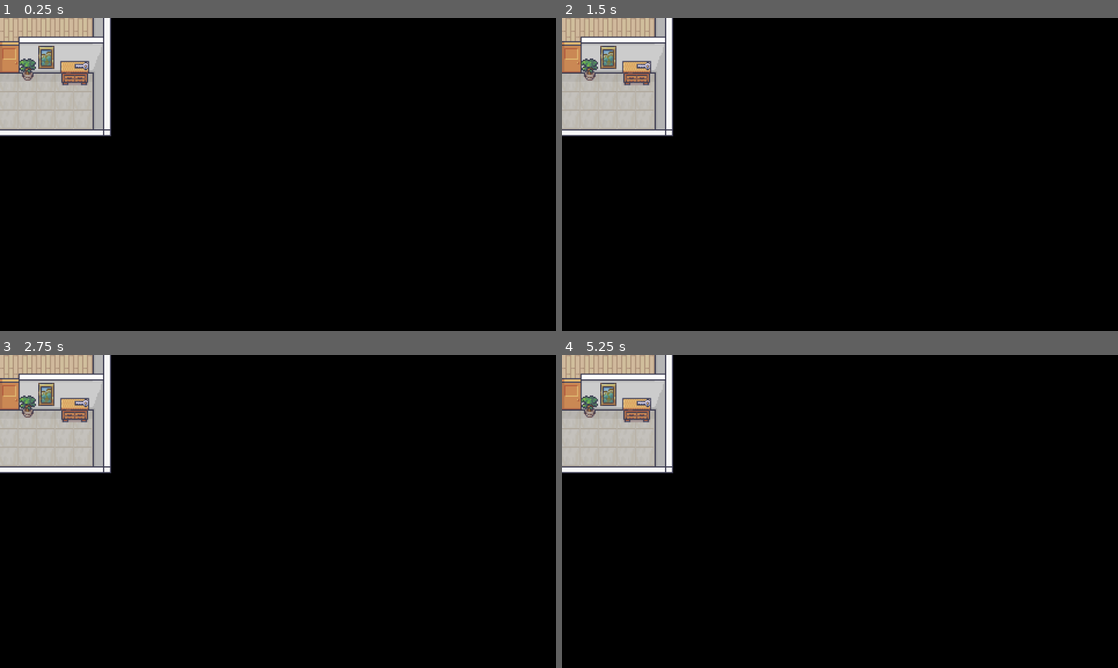
Above: before the commit, frames 1-4 (two rows, left to right).
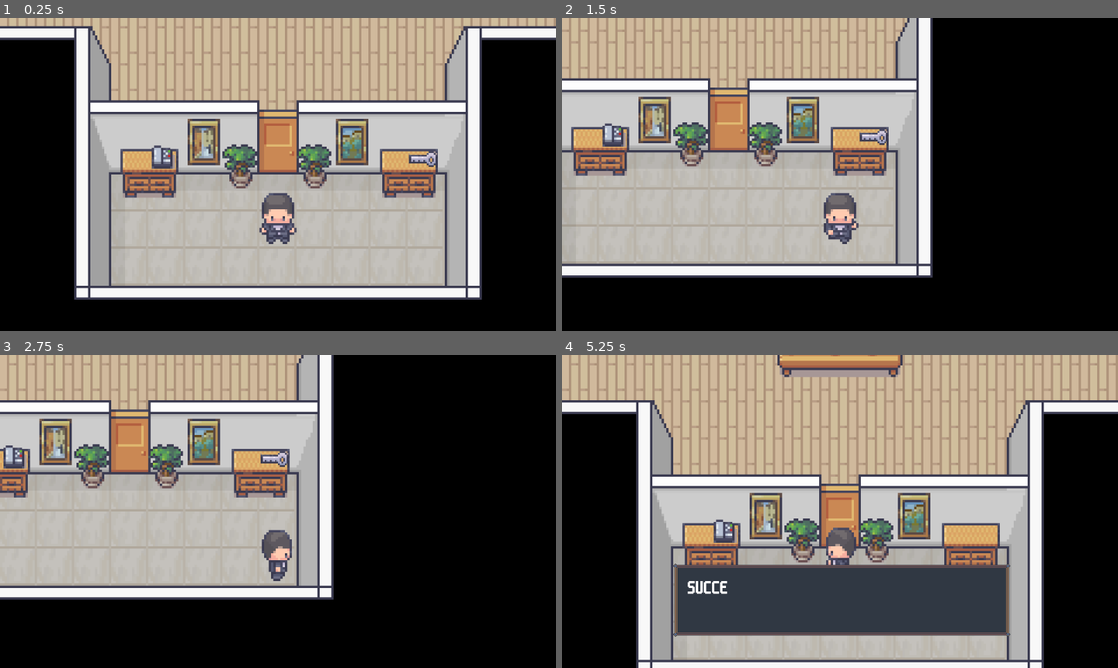
Above: after the commit, the same moments.

Repository: CISC204-S26/hw4-mrcheng-nabilmou
Game: Godot game, scene res://SCENES/TESTS/TestScene2.tscn
Same seed, same stepped clock (60 frames per second), same inputs: the game is played once before the commit and once after it. The project has no main scene, so this scene is started directly.
Inputs:
- Up to frame 1 (0.25 s): no input
- Up to frame 2 (1.5 s): hold D (Right) 0.53-1.28 s; tap E (Interact) at 0.6, 1.35 s; hold S (Down) from 1.28 s (still down)
- Up to frame 3 (2.75 s): tap Enter at 2 s; release S (Down) at 2.03 s; hold D (Right) from 2.03 s (still down); tap E (Interact) at 2.1 s
- Up to frame 4 (5.25 s): release D (Right) at 2.78 s; hold W (Up) 2.78-3.53 s; tap E (Interact) every 0.75 s from 2.85 to 5.1 s; hold A (Left) 3.53-5.03 s; hold S (Down) from 5.03 s (still down)

The runs differ from the first frame. In frame 1, 71% of the frame differs, in the area x 0-100%, y 0-90%; in frame 2, 53%; in frame 3, 45%; in frame 4, 80%, in the area x 0-100%, y 0-100%.

Commit message:
scene changing works
works when going back and forth. however when I cant figure out how to set the spawn point when coming back. riht now it defaults to the start position.

Diff:
--- /dev/null
+++ b/cisc-204-pair-project/SCENES/INTERACTABLES/HallSceneChanger.tscn
@@ -0,0 +1,21 @@
+[gd_scene format=3 uid="uid://chnltqg4pb04r"]
+
+[ext_resource type="Script" uid="uid://cliyx2pkma5cn" path="res://SCRIPTS/hall_scene_changer.gd" id="1_fvgug"]
+
+[sub_resource type="RectangleShape2D" id="RectangleShape2D_ujhfq"]
+size = Vector2(31.75, 64)
+
+[node name="HallSceneChanger" type="Area2D" unique_id=1394976554]
+collision_layer = 2
+script = ExtResource("1_fvgug")
+
+[node name="CollisionShape2D" type="CollisionShape2D" parent="." unique_id=1734956520]
+shape = SubResource("RectangleShape2D_ujhfq")
+
+[node name="ExitLeft" type="Marker2D" parent="." unique_id=789057715]
+position = Vector2(-32, 0)
+
+[node name="ExitRight" type="Marker2D" parent="." unique_id=1098903850]
+position = Vector2(32, 0)
+
+[connection signal="body_entered" from="." to="." method="_on_body_entered"]
--- a/cisc-204-pair-project/SCENES/NextLevel.tscn
+++ /dev/null
@@ -1,18 +0,0 @@
-[gd_scene format=3 uid="uid://h4mjbmtr88hi"]
-
-[ext_resource type="Script" uid="uid://crwmiu50up68e" path="res://SCRIPTS/load_level.gd" id="1_8bemu"]
-
-[sub_resource type="RectangleShape2D" id="RectangleShape2D_p44iv"]
-size = Vector2(16, 44)
-
-[node name="Node2D" type="Node2D" unique_id=633110917]
-script = ExtResource("1_8bemu")
-
-[node name="Sprite2D" type="Sprite2D" parent="." unique_id=1006418835]
-
-[node name="StaticBody2D" type="Area2D" parent="." unique_id=1949915252]
-
-[node name="CollisionShape2D" type="CollisionShape2D" parent="StaticBody2D" unique_id=1587577206]
-shape = SubResource("RectangleShape2D_p44iv")
-
-[connection signal="body_entered" from="StaticBody2D" to="." method="_on_static_body_2d_body_entered"]
--- a/cisc-204-pair-project/SCENES/player.tscn
+++ b/cisc-204-pair-project/SCENES/PLAYER/Player.tscn
@@ -388,7 +388,8 @@
 "speed": 8.0
 }]
 
-[node name="Player" type="CharacterBody2D" unique_id=220904025]
+[node name="Player" type="CharacterBody2D" unique_id=220904025 groups=["player"]]
+collision_mask = 2
 script = ExtResource("1_667t4")
 
 [node name="CollisionShape2D" type="CollisionShape2D" parent="." unique_id=777894705]
--- a/cisc-204-pair-project/SCENES/TESTS/TestScene.tscn
+++ b/cisc-204-pair-project/SCENES/TESTS/TestScene.tscn
@@ -1,8 +1,8 @@
 [gd_scene format=3 uid="uid://lhwe3jsdks5p"]
 
-[ext_resource type="PackedScene" uid="uid://bn67onos3vkvd" path="res://SCENES/player.tscn" id="1_13b88"]
+[ext_resource type="PackedScene" uid="uid://bn67onos3vkvd" path="res://SCENES/PLAYER/Player.tscn" id="1_13b88"]
 [ext_resource type="PackedScene" uid="uid://bk8qbs7k6m5te" path="res://SCENES/INTERACTABLES/Key.tscn" id="2_rp8ow"]
-[ext_resource type="Script" uid="uid://bejwuf2tmfplp" path="res://SCRIPTS/player.gd" id="2_v2wxe"]
+[ext_resource type="Script" uid="uid://clojjpg0s7miv" path="res://SCRIPTS/player.gd" id="2_v2wxe"]
 [ext_resource type="PackedScene" uid="uid://cbi68oekbamj5" path="res://SCENES/INTERACTABLES/Door.tscn" id="4_5prqs"]
 [ext_resource type="PackedScene" uid="uid://op6b3eew8oca" path="res://SCENES/INTERACTABLES/Note.tscn" id="5_3tnmc"]
 [ext_resource type="PackedScene" uid="uid://dwqnd2v5ervp4" path="res://SCENES/INTERACTABLES/HardDrive.tscn" id="6_ap67e"]
--- a/cisc-204-pair-project/SCENES/TESTS/TestScene1.tscn
+++ b/cisc-204-pair-project/SCENES/TESTS/TestScene1.tscn
@@ -1,7 +1,7 @@
 [gd_scene format=3 uid="uid://cmjqher0ljh43"]
 
-[ext_resource type="PackedScene" uid="uid://bn67onos3vkvd" path="res://SCENES/Player.tscn" id="1_13b88"]
-[ext_resource type="PackedScene" uid="uid://d4ns68kyvccxk" path="res://SCENES/INTERACTABLES/Key.tscn" id="2_rp8ow"]
+[ext_resource type="PackedScene" uid="uid://bn67onos3vkvd" path="res://SCENES/PLAYER/Player.tscn" id="1_13b88"]
+[ext_resource type="PackedScene" uid="uid://bk8qbs7k6m5te" path="res://SCENES/INTERACTABLES/Key.tscn" id="2_rp8ow"]
 
 [node name="TestScene" type="Node2D" unique_id=614647021]
 
--- a/cisc-204-pair-project/SCENES/TESTS/TestScene2.tscn
+++ b/cisc-204-pair-project/SCENES/TESTS/TestScene2.tscn
@@ -1,12 +1,14 @@
 [gd_scene format=3 uid="uid://m1hfx401y7fn"]
 
 [ext_resource type="PackedScene" uid="uid://c1l2ylctq4ydm" path="res://SCENES/ROOM_BUILDING/StartRoom.tscn" id="1_30eqk"]
+[ext_resource type="PackedScene" uid="uid://bn67onos3vkvd" path="res://SCENES/PLAYER/Player.tscn" id="2_ve7oe"]
 [ext_resource type="PackedScene" uid="uid://op6b3eew8oca" path="res://SCENES/INTERACTABLES/Note.tscn" id="3_ve7oe"]
 [ext_resource type="PackedScene" uid="uid://cbi68oekbamj5" path="res://SCENES/INTERACTABLES/Door.tscn" id="6_lwgcp"]
 [ext_resource type="PackedScene" uid="uid://bk8qbs7k6m5te" path="res://SCENES/INTERACTABLES/Key.tscn" id="7_uhm18"]
 [ext_resource type="PackedScene" uid="uid://dsx84d3v50a1" path="res://SCENES/INTERACTABLES/Dialogue.tscn" id="8_hmyhn"]
 [ext_resource type="PackedScene" uid="uid://b4dpu5rd4wm6u" path="res://SCENES/INTERACTABLES/Keycard.tscn" id="8_lwgcp"]
 [ext_resource type="PackedScene" uid="uid://dllation0new5" path="res://SCENES/INTERACTABLES/NPC.tscn" id="8_uhm18"]
+[ext_resource type="PackedScene" uid="uid://chnltqg4pb04r" path="res://SCENES/INTERACTABLES/HallSceneChanger.tscn" id="11_25bw8"]
 [ext_resource type="PackedScene" uid="uid://b8pglx8m44ayp" path="res://SCENES/INTERACTABLES/KeycardDoor.tscn" id="11_k0t7j"]
 [ext_resource type="PackedScene" uid="uid://48lmgoukpa6t" path="res://SCENES/INTERACTABLES/StartingPhone.tscn" id="12_25bw8"]
 
@@ -28,6 +30,7 @@
 [node name="NPC" parent="." unique_id=888581163 instance=ExtResource("8_uhm18")]
 position = Vector2(-146, -162)
 npc_animation = "Amelia"
+dialogue_lines = Array[String](["Hello"])
 
 [node name="Note" parent="." unique_id=1528998479 instance=ExtResource("3_ve7oe")]
 position = Vector2(-124, -181)
@@ -35,6 +38,7 @@
 [node name="KeycardDoor" parent="." unique_id=918274409 instance=ExtResource("11_k0t7j")]
 position = Vector2(16, -288)
 door_animation = "Elevator_Door"
+target_scene_path = "res://SCENES/TESTS/TestScene3.tscn"
 required_keycard_level = 2
 
 [node name="Keycard" parent="." unique_id=1569729701 instance=ExtResource("8_lwgcp")]
@@ -44,3 +48,15 @@
 [node name="Keycard2" parent="." unique_id=2125800993 instance=ExtResource("8_lwgcp")]
 position = Vector2(-239, -87)
 keycard_level = 1
+
+[node name="KeycardDoor2" parent="." unique_id=1875040182 instance=ExtResource("11_k0t7j")]
+position = Vector2(-336, -126)
+door_animation = "Lab_Door"
+required_keycard_level = 1
+
+[node name="Player" parent="." unique_id=220904025 instance=ExtResource("2_ve7oe")]
+position = Vector2(16, 153)
+
+[node name="HallSceneChanger" parent="." unique_id=1394976554 instance=ExtResource("11_25bw8")]
+position = Vector2(304, -64)
+target_scene_path = "res://SCENES/TESTS/TestScene3.tscn"
--- a/cisc-204-pair-project/SCENES/TESTS/TestScene3.tscn
+++ b/cisc-204-pair-project/SCENES/TESTS/TestScene3.tscn
@@ -1,6 +1,7 @@
 [gd_scene format=3 uid="uid://ja2pilj8kmv6"]
 
 [ext_resource type="PackedScene" uid="uid://c3cmaqjf63taa" path="res://SCENES/ROOM_BUILDING/OfficeRoom.tscn" id="1_us46u"]
+[ext_resource type="PackedScene" uid="uid://bn67onos3vkvd" path="res://SCENES/PLAYER/Player.tscn" id="5_k3m6f"]
 [ext_resource type="PackedScene" uid="uid://dwqnd2v5ervp4" path="res://SCENES/INTERACTABLES/HardDrive.tscn" id="5_swyf6"]
 [ext_resource type="PackedScene" uid="uid://b4dpu5rd4wm6u" path="res://SCENES/INTERACTABLES/Keycard.tscn" id="6_peap8"]
 [ext_resource type="PackedScene" uid="uid://cbi68oekbamj5" path="res://SCENES/INTERACTABLES/Door.tscn" id="7_08s47"]
@@ -8,6 +9,7 @@
 [ext_resource type="PackedScene" uid="uid://bk8qbs7k6m5te" path="res://SCENES/INTERACTABLES/Key.tscn" id="9_u83ir"]
 [ext_resource type="PackedScene" uid="uid://op6b3eew8oca" path="res://SCENES/INTERACTABLES/Note.tscn" id="10_u83ir"]
 [ext_resource type="PackedScene" uid="uid://dsx84d3v50a1" path="res://SCENES/INTERACTABLES/Dialogue.tscn" id="11_3ml40"]
+[ext_resource type="PackedScene" uid="uid://chnltqg4pb04r" path="res://SCENES/INTERACTABLES/HallSceneChanger.tscn" id="11_h46en"]
 [ext_resource type="PackedScene" uid="uid://r24y6ono1qty" path="res://SCENES/INTERACTABLES/Safe.tscn" id="12_h46en"]
 
 [node name="TestScene3" type="Node2D" unique_id=1810388064]
@@ -52,3 +54,10 @@
 
 [node name="Note5" parent="." unique_id=1155800984 instance=ExtResource("10_u83ir")]
 position = Vector2(458, 244)
+
+[node name="Player" parent="." unique_id=220904025 instance=ExtResource("5_k3m6f")]
+position = Vector2(16, 156)
+
+[node name="HallSceneChanger" parent="." unique_id=1394976554 instance=ExtResource("11_h46en")]
+position = Vector2(-176, 128)
+target_scene_path = "res://SCENES/TESTS/TestScene2.tscn"
--- /dev/null
+++ b/cisc-204-pair-project/SCRIPTS/AUTOLOAD/scene_changer.gd
@@ -0,0 +1,85 @@
+extends Node
+
+
+var fade_layer: CanvasLayer
+var fade_rect: ColorRect
+var player_ref: Node = null
+var spawn_position: Vector2 = Vector2.ZERO
+var is_transitioning := false
+
+
+func register_player(player: Node):
+	player_ref = player
+
+
+func change_scene(path: String):
+	if path == "":
+		return
+
+	await fade_out()
+	get_tree().change_scene_to_file(path)
+	await get_tree().process_frame
+	apply_spawn()
+	await fade_in()
+
+
+func apply_spawn():
+	print("APPLY SPAWN CALLED")
+
+	var player = get_tree().get_first_node_in_group("player")
+	if player == null:
+		return
+
+	await get_tree().process_frame
+
+	if spawn_position != Vector2.ZERO:
+		player.global_position = spawn_position
+
+	spawn_position = Vector2.ZERO
+
+
+# ----------------------- SCREEN FADE ---------------------------------------------------
+func fade_out():
+	ensure_fade()
+	fade_rect.visible = true
+
+	var tween = create_tween()
+	tween.tween_property(fade_rect, "modulate:a", 1.0, 0.4)
+
+	if player_ref:
+		player_ref.can_move = false
+
+	await tween.finished
+
+
+func fade_in():
+	ensure_fade()
+
+	var tween = create_tween()
+	tween.tween_property(fade_rect, "modulate:a", 0.0, 0.4)
+
+	await tween.finished
+
+	fade_rect.visible = false
+
+	if player_ref:
+		player_ref.can_move = true
+
+
+# ------------------------ FADING SETUP --------------------------------------------------
+func ensure_fade():
+	if fade_layer:
+		return
+
+	# Creates a new scene without manually making one
+	fade_layer = CanvasLayer.new()
+	get_tree().root.add_child(fade_layer)
+
+	# Sets the variables for canvaslayer
+	fade_rect = ColorRect.new()
+	fade_rect.color = Color(0, 0, 0)
+	fade_rect.set_anchors_and_offsets_preset(Control.PRESET_FULL_RECT)
+	fade_rect.modulate.a = 0.0
+	fade_rect.visible = false
+
+	fade_layer.add_child(fade_rect)
--- /dev/null
+++ b/cisc-204-pair-project/SCRIPTS/hall_scene_changer.gd
@@ -0,0 +1,32 @@
+extends Area2D
+
+
+@export var target_scene_path: String
+
+@onready var exit_left: Marker2D = $ExitLeft
+@onready var exit_right: Marker2D = $ExitRight
+
+
+func _on_body_entered(body: Node):
+	if not body.is_in_group("player"):
+		return
+
+	# debug
+	var pos = _get_spawn_position(body)
+	print("HALL TRIGGER FIRED")
+	print("CALCULATED SPAWN:", pos)
+
+	SceneChanger.spawn_position = _get_spawn_position(body)
+	SceneChanger.change_scene(target_scene_path)
+
+
+func _get_spawn_position(player: Node) -> Vector2:
+	# default fallback
+	if exit_right == null or exit_left == null:
+		return global_position
+
+	# If player came from left side then spawn right side
+	if player.global_position.x < global_position.x:
+		return exit_right.global_position
+	else:
+		return exit_left.global_position
--- a/cisc-204-pair-project/SCRIPTS/interactable.gd
+++ b/cisc-204-pair-project/SCRIPTS/interactable.gd
@@ -4,7 +4,7 @@
 @export var interaction_type: String = "Basic" # choose interact type as seen in interact()
 @export var npc_animation:  String = "" # set each npc instance's animation
 @export var door_animation: String = "" # set each door instance's played animation
-@export var target_scene: PackedScene # any door can change scene if this is set
+@export var target_scene_path: String # any door can change scene if this is set
 @export var keycard_level: int = 0 # set level of keycard instance
 @export var required_keycard_level: int = 0 # set level of required keycard to open a door
 @export var note_text: String = "" # set text for each note
@@ -149,10 +149,9 @@
 		await $KeycardDoorSprite.animation_finished
 
 	# ------- Scene Changer ----------
-	if target_scene:
-		print("CHANGING SCENE: ", target_scene)
-		await get_tree().create_timer(2).timeout
-		get_tree().change_scene_to_packed(target_scene)
+	if target_scene_path != "":
+		await get_tree().create_timer(1).timeout
+		SceneChanger.change_scene(target_scene_path)
 	else:
 		print("No Target Scene Set!")
 
--- a/cisc-204-pair-project/SCRIPTS/load_level.gd
+++ /dev/null
@@ -1,9 +0,0 @@
-extends Node2D
-
-
-@export var level_to_load: PackedScene
-
-
-func _on_static_body_2d_body_entered(body: Node2D) -> void:
-	if body.name == "Player" and level_to_load:
-		get_tree().change_scene_to_packed(level_to_load)
--- a/cisc-204-pair-project/SCRIPTS/player.gd
+++ b/cisc-204-pair-project/SCRIPTS/player.gd
@@ -21,6 +21,8 @@
 
 	# Keep the raycast from rotating if player is ever rotated
 	ray.top_level = true
+
+	SceneChanger.register_player(self)
 
 
 func _physics_process(_delta: float) -> void:
--- a/cisc-204-pair-project/SCRIPTS/scene_changer.gd
+++ /dev/null
@@ -1,11 +0,0 @@
-extends Node
-
-
-# Called when the node enters the scene tree for the first time.
-func _ready() -> void:
-	pass # Replace with function body.
-
-
-# Called every frame. 'delta' is the elapsed time since the previous frame.
-func _process(delta: float) -> void:
-	pass
--- a/cisc-204-pair-project/project.godot
+++ b/cisc-204-pair-project/project.godot
@@ -16,6 +16,7 @@
 [autoload]
 
 GameManager="*uid://cd251iuwbe62t"
+SceneChanger="*uid://dqffivbh7jh3e"
 
 [display]
 
Renamed: cisc-204-pair-project/SCRIPTS/game_manager.gd -> cisc-204-pair-project/SCRIPTS/AUTOLOAD/game_manager.gd
Renamed: cisc-204-pair-project/SCRIPTS/game_manager.gd.uid -> cisc-204-pair-project/SCRIPTS/AUTOLOAD/game_manager.gd.uid
Renamed: cisc-204-pair-project/SCRIPTS/scene_changer.gd.uid -> cisc-204-pair-project/SCRIPTS/AUTOLOAD/scene_changer.gd.uid
Not shown, added: cisc-204-pair-project/SCRIPTS/hall_scene_changer.gd.uid
Not shown, removed: cisc-204-pair-project/SCRIPTS/load_level.gd.uid
